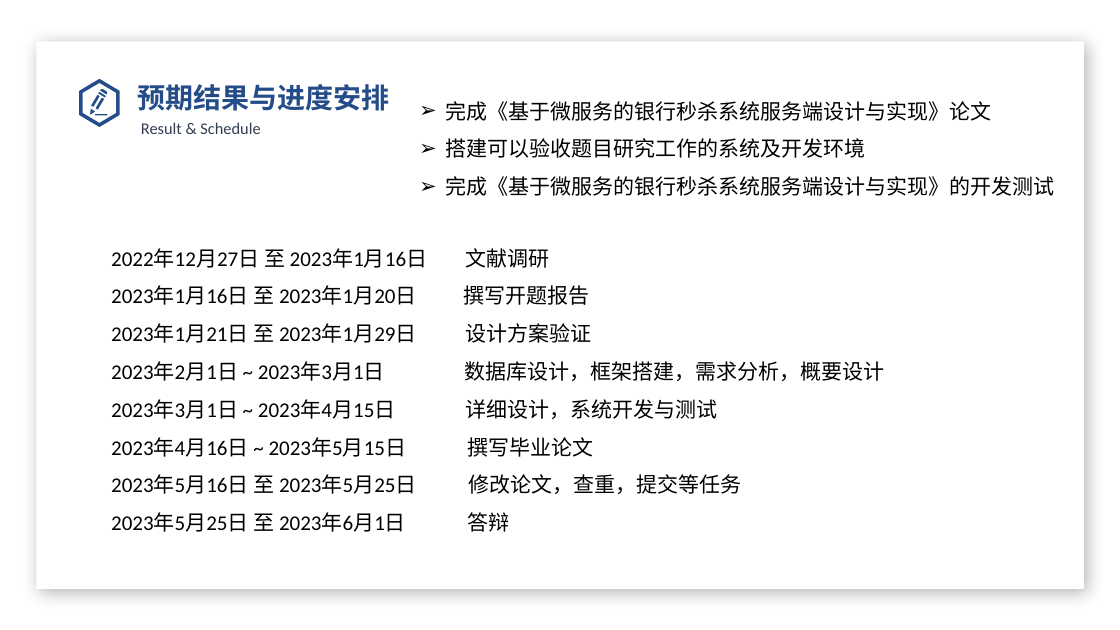
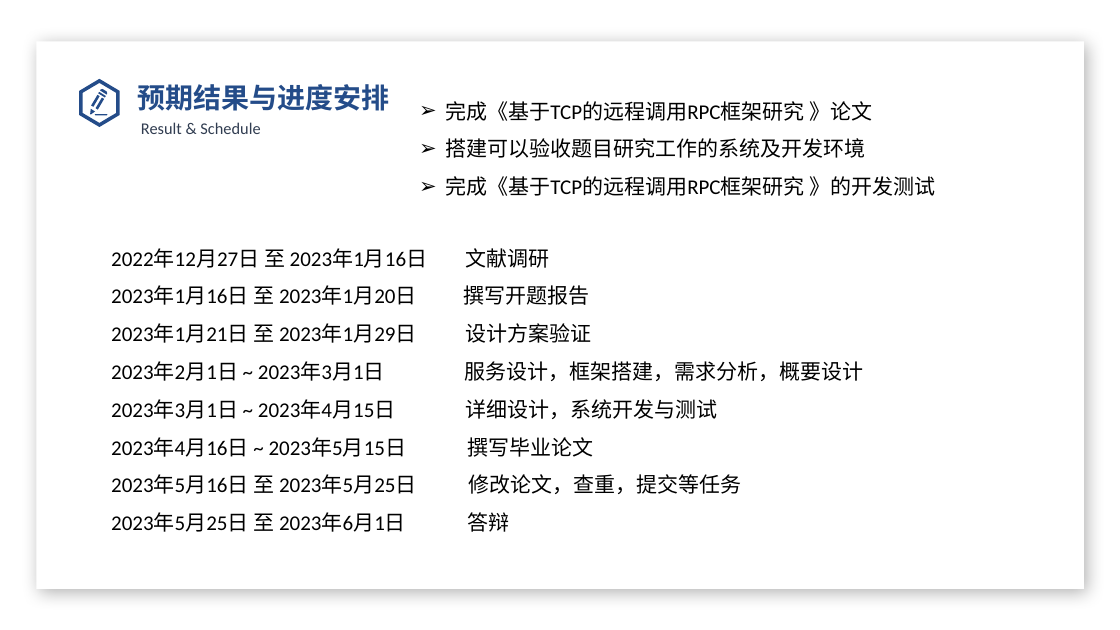
Before and after one commit to 2290653824/sward-rpc, a slide deck: slide 16 of files/2. 开题答辩/201931031311_卓悦_西南石油大学毕业设计（论文）开题报告.pptx. Drawn at 1120x630 pixels with LibreOffice and Linux fonts; fonts in the diff are those of the drawing; background and template pictures are left out. Boxes give left, top, right and bottom in pixels: in the first picture for what was removed or moved away, otherwise in the second. Text is boxed around its words. In the diff, an @@ line names an element or a change of style, - is before the commit and + after.

```diff
--- a/files/2. 开题答辩/201931031311_卓悦_西南石油大学毕业设计（论文）开题报告.pptx
+++ b/files/2. 开题答辩/201931031311_卓悦_西南石油大学毕业设计（论文）开题报告.pptx
@@ text at bbox=[445, 101, 872, 121]: text changed @@
-➢ 完成《基于微服务的银行秒杀系统服务端设计与实现》论文
+➢ 完成《基于TCP的远程调用RPC框架研究 》论文
@@ text at bbox=[445, 176, 935, 196]: text changed @@
-➢ 完成《基于微服务的银行秒杀系统服务端设计与实现》的开发测试
+➢ 完成《基于TCP的远程调用RPC框架研究 》的开发测试
@@ text at bbox=[111, 361, 864, 381]: text changed @@
-2023年2月1日 ~ 2023年3月1日 数据库设计，框架搭建，需求分析，概要设计
+2023年2月1日 ~ 2023年3月1日 服务设计，框架搭建，需求分析，概要设计
```
Also in this commit, not shown: 9 other slides changed, 1 slide added, 1 slide removed, 1 other file.
